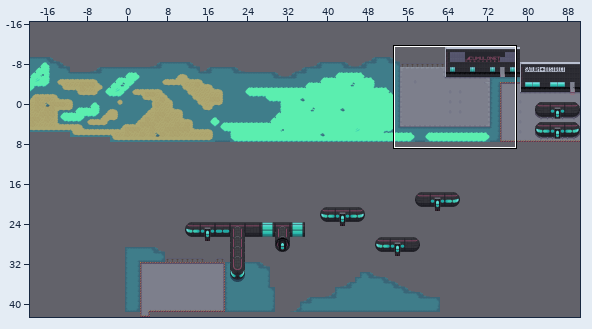
A Tiled map gets an edit: Rooms/Area7/7-1/7-1.tmx. The picture above shows the old version from afar; the outline marks the close-up.
Close-up. Before:
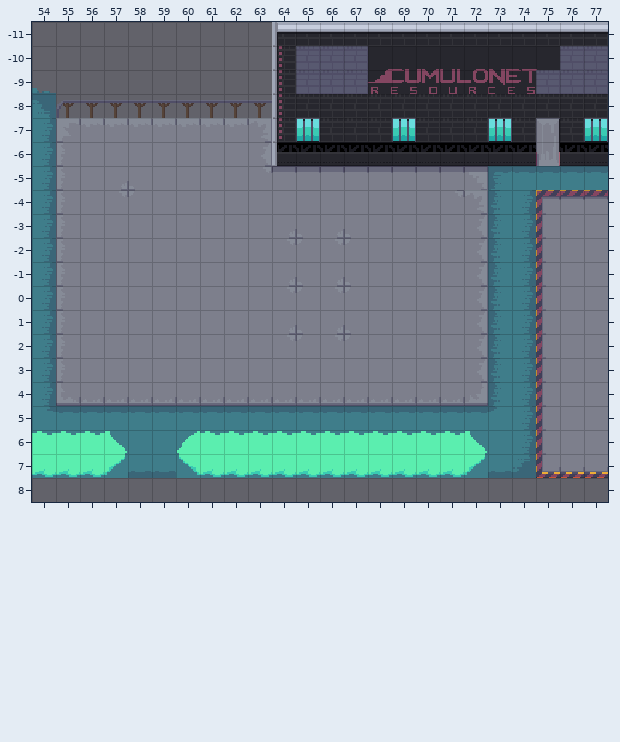
Cells are 16x16 px. Shown: x 54..77, y -11..8. The commit also changed other parts of the map, which this record leaves out. Tiles whose own drawing changed are shown in their newer look in all pictures.
The result:
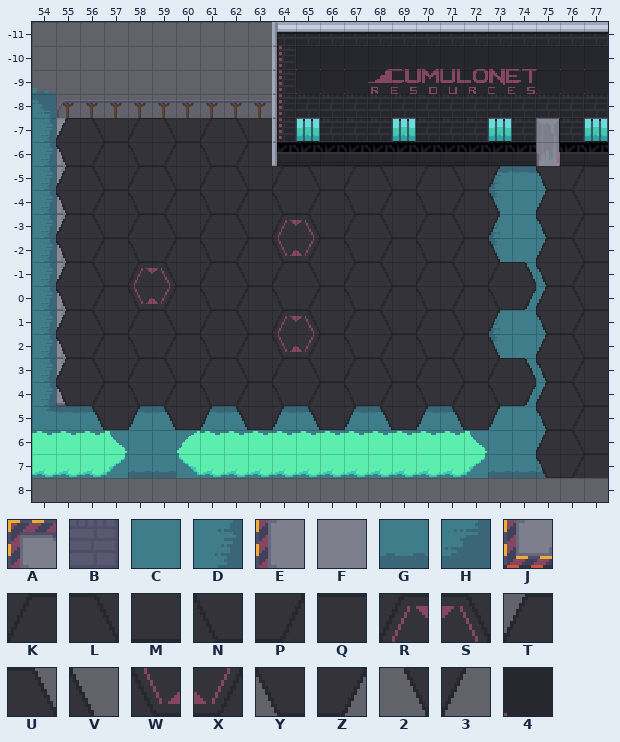
Key: from "bg_neracla_01": A 100, B 115, C 129, D 130, E 132, F 133, G 161, H 162, J 164, K 208, L 209, M 210, N 240, P 241, Q 242, R 272, S 273, T 274, U 275, V 277, W 304, X 305, Y 306, Z 307, 2 308, 3 309, 4 333.
_ is an empty cell, # one hidden under a higher layer, . an unchanged one.
Edits made:
--- layer "Base"
@@ x 65..77 @@
--10 BBB........BB
- -9 BBB.......BBB
+-10 444........44
+ -9 444.......444
@@ x 57..75 @@
- -4 .................DA
- -3 .................DE
- -2 .................DE
- -1 .................DE
-  0 .................DE
-  1 FFFFF............DE
-  2 FFFFF............DE
-  3 .................DE
-  4 .................DE
-  5 .................DE
-  6 .................DE
-  7 .................HJ
+ -4 .................CD
+ -3 .................CD
+ -2 .................CD
+ -1 .................CD
+  0 .................CD
+  1 #####............CD
+  2 #####............CD
+  3 .................CD
+  4 .................CD
+  5 .................CD
+  6 .................CD
+  7 .................GH
--- layer "grassstuff"
@@ x 55..77 @@
- -7 _________..............
- -6 _________..............
- -5 ___________________.___
- -4 ___________________.___
- -3 ___________________.___
- -2 ___________________.___
- -1 _______________________
-  0 _______________________
-  1 ___________________.___
-  2 ___________________.___
-  3 _______________________
-  4 _______________________
-  5 .__________________.___
-  6 ....................___
-  7 ....................___
+ -7 TLMKLMKLM..............
+ -6 YPQNPQNPQ..............
+ -5 TLMKLMKLMKLMKLMKLM3.YPQ
+ -4 YPQNPQNPQNPQNPQNPQV.TLM
+ -3 TLMKLMKLMRSMKLMKLM3.YPQ
+ -2 YPQNPQNPQWXQNPQNPQV.TLM
+ -1 TLMRSMKLMKLMKLMKLMKUYPQ
+  0 YPQWXQNPQNPQNPQNPQNZTLM
+  1 TLMKLMKLMRSMKLMKLM3.YPQ
+  2 YPQNPQNPQWXQNPQNPQV.TLM
+  3 TLMKLMKLMKLMKLMKLMKUYPQ
+  4 YPQNPQNPQNPQNPQNPQNZTLM
+  5 .2M32M32M32M32M32M3.YPQ
+  6 ....................TLM
+  7 ....................YPQ
